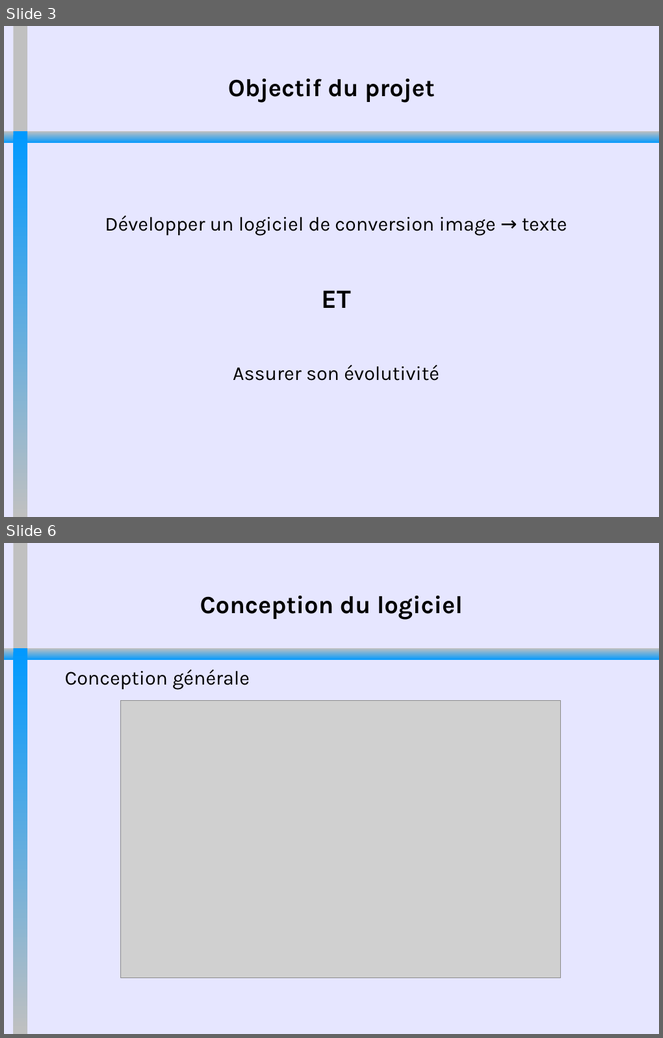
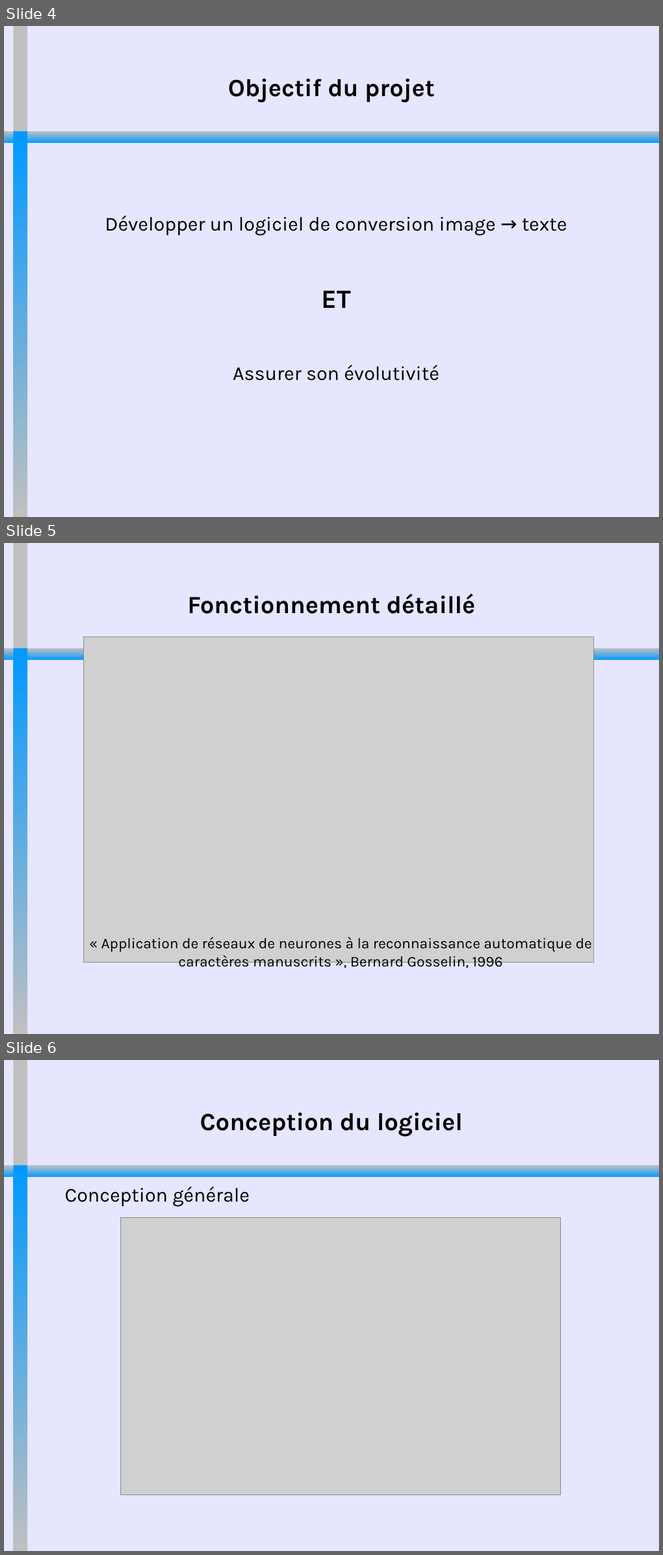
Before and after one commit to MehdiBksr/GeneTeX, a slide deck: documentation/SoutenanceGeneTeX.odp. Shown one above the other, each under a label of ours: slides 3 and 6 before the commit, slides 4, 5 and 6 after it; the slides between them are not shown. The pictures are 663x1038 and 663x1555 pixels, drawn with LibreOffice and Linux fonts; fonts in the diff are those of the drawing; grey boxes stand for pictures. Boxes give left, top, right and bottom in pixels: in the first picture for what was removed or moved away, otherwise in the second. Text is boxed around its words. In the diff, an @@ line names an element or a change of style, - is before the commit and + after.

```diff
--- a/documentation/SoutenanceGeneTeX.odp
+++ b/documentation/SoutenanceGeneTeX.odp
@@ slide 5 added at (x1=4, y1=543, x2=659, y2=1034), background #E6E6FF; not listed: 3 template elements that a slide beside it also shows @@
@@ title added at (x1=187, y1=594, x2=476, y2=614), 30 pt, text #000000, bold @@
+Fonctionnement détaillé
@@ picture added at (x1=84, y1=637, x2=594, y2=963) @@
@@ text added at (x1=102, y1=937, x2=592, y2=971), 18 pt, text #000000 @@
+« Application de réseaux de neurones à la reconnaissance automatique de caractères manuscrits », Bernard Gosselin, 1996
@@ what was slide 3 is now slide 4 @@
```
Also in this commit, not shown: 2 slides changed, 1 other slide added, 2 slides removed, 52 other files.
